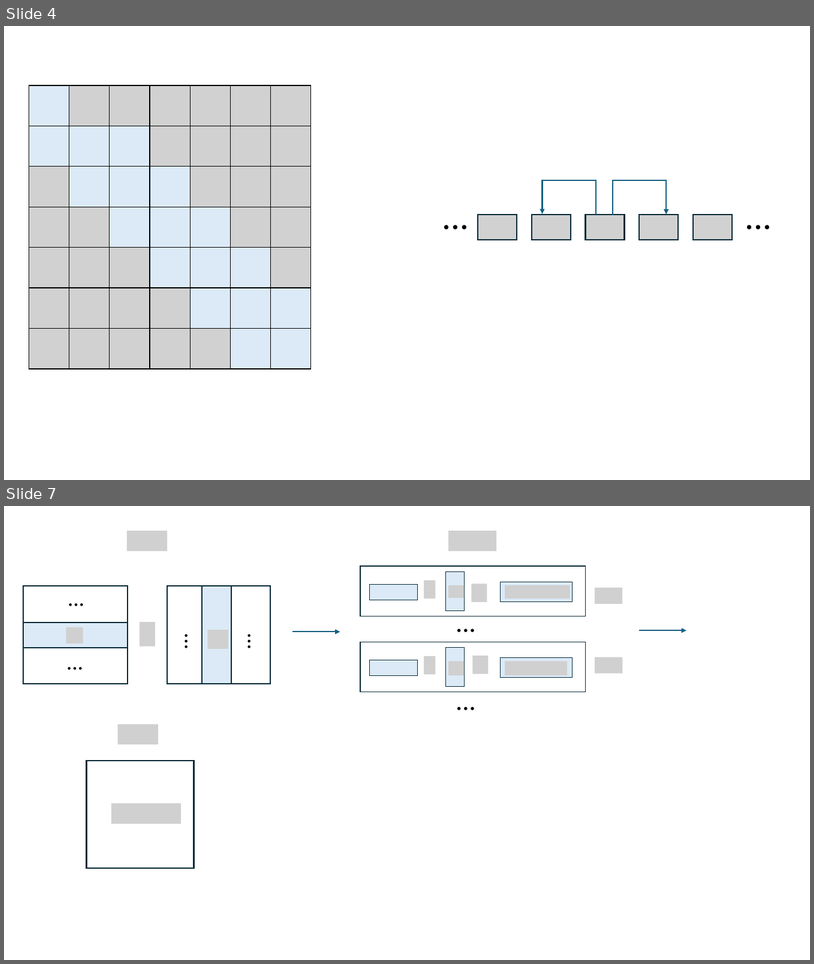
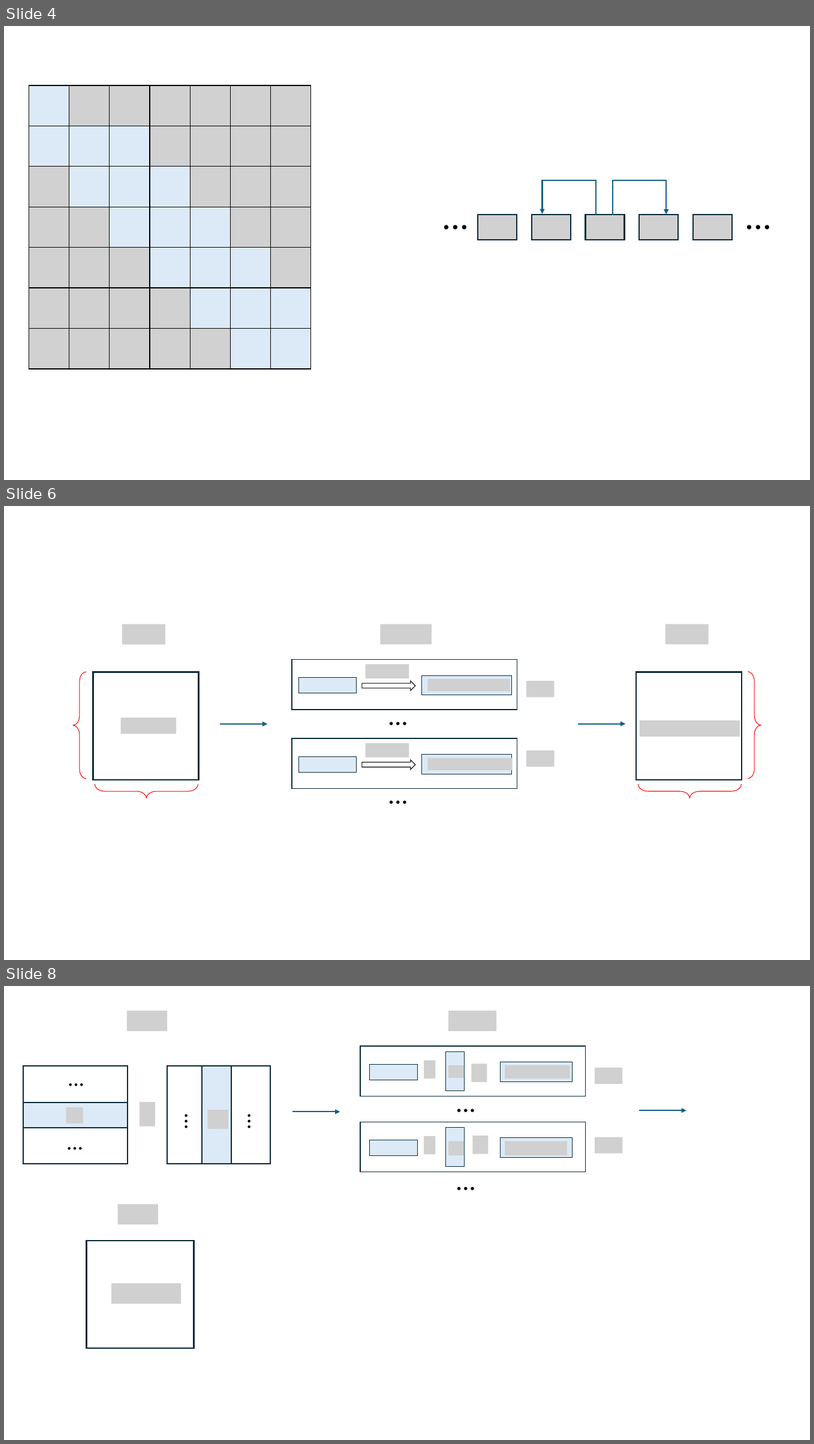
Before and after one commit to innovation-cat/innovation-cat.github.io, a slide deck: images/posts/2025-03-28-blog-post/新建 Microsoft PowerPoint 演示文稿.pptx. Shown one above the other, each under a label of ours: slides 4 and 7 before the commit, slides 4, 6 and 8 after it; the slides between them are not shown. The pictures are 814x964 and 814x1444 pixels, drawn with LibreOffice and Linux fonts; fonts in the diff are those of the drawing; grey boxes stand for pictures; background and template pictures are left out. Boxes give left, top, right and bottom in pixels: in the first picture for what was removed or moved away, otherwise in the second. Text is boxed around its words. In the diff, an @@ line names an element or a change of style, - is before the commit and + after.

```diff
--- a/images/posts/2025-03-28-blog-post/新建 Microsoft PowerPoint 演示文稿.pptx
+++ b/images/posts/2025-03-28-blog-post/新建 Microsoft PowerPoint 演示文稿.pptx
@@ slide 6 added at <box>4,506,810,960</box>, background #FFFFFF @@
@@ picture added at <box>122,624,165,645</box> @@
@@ picture added at <box>380,624,432,645</box> @@
@@ picture added at <box>666,624,709,645</box> @@
@@ rounded rectangle added at <box>292,659,517,709</box>, outline #092A39 1 pt @@
@@ picture added at <box>366,664,410,678</box> @@
@@ left brace added at <box>73,672,86,778</box>, outline #FF0000 0.75 pt @@
@@ rounded rectangle added at <box>93,672,199,780</box>, outline #092A39 1.5 pt @@
@@ rounded rectangle added at <box>299,677,357,693</box>, fill #DCEAF7, outline #092A39 0.75 pt @@
@@ right arrow added at <box>362,681,416,691</box>, outline #000000 0.75 pt @@
@@ rounded rectangle added at <box>422,675,512,695</box>, fill #DCEAF7, outline #092A39 0.75 pt @@
@@ picture added at <box>428,679,510,691</box> @@
@@ picture added at <box>527,681,555,697</box> @@
@@ rounded rectangle added at <box>637,672,743,780</box>, outline #092A39 1.5 pt @@
@@ left brace added at <box>748,672,761,779</box>, outline #FF0000 0.75 pt @@
@@ picture added at <box>121,718,176,734</box> @@
@@ text added at <box>382,709,411,739</box>, 24 pt, text #000000, bold @@
+…
@@ picture added at <box>640,720,740,736</box> @@
@@ arrow added from (220, 724) to (268, 724), #156082 1.5 pt @@
@@ rounded rectangle added at <box>292,738,517,789</box>, outline #092A39 1 pt @@
@@ arrow added from (578, 724) to (626, 724), #156082 1.5 pt @@
@@ rounded rectangle added at <box>299,756,357,772</box>, fill #DCEAF7, outline #092A39 0.75 pt @@
@@ picture added at <box>366,743,410,757</box> @@
@@ rounded rectangle added at <box>422,754,512,774</box>, fill #DCEAF7, outline #092A39 0.75 pt @@
@@ picture added at <box>428,757,513,770</box> @@
@@ picture added at <box>527,750,555,767</box> @@
@@ right arrow added at <box>362,759,416,769</box>, outline #000000 0.75 pt @@
@@ left brace added at <box>95,784,198,798</box>, outline #FF0000 0.75 pt @@
@@ text added at <box>382,787,411,817</box>, 24 pt, text #000000, bold @@
+…
@@ left brace added at <box>639,784,743,798</box>, outline #FF0000 0.75 pt @@
@@ what was slide 7 is now slide 8 @@
```
Also in this commit, not shown: 1 slide changed, 1 other slide added, 1 slide removed, 5 other files.
